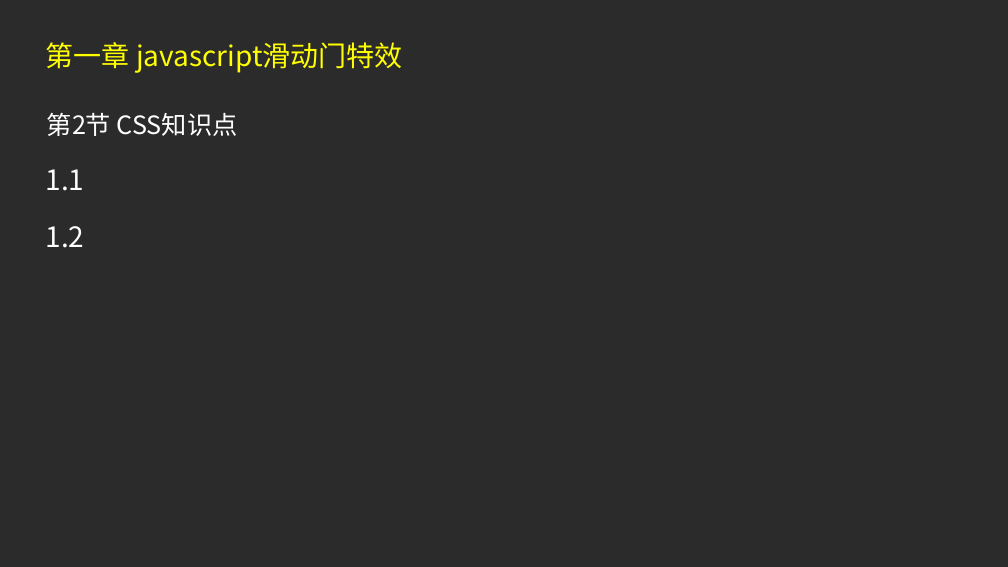
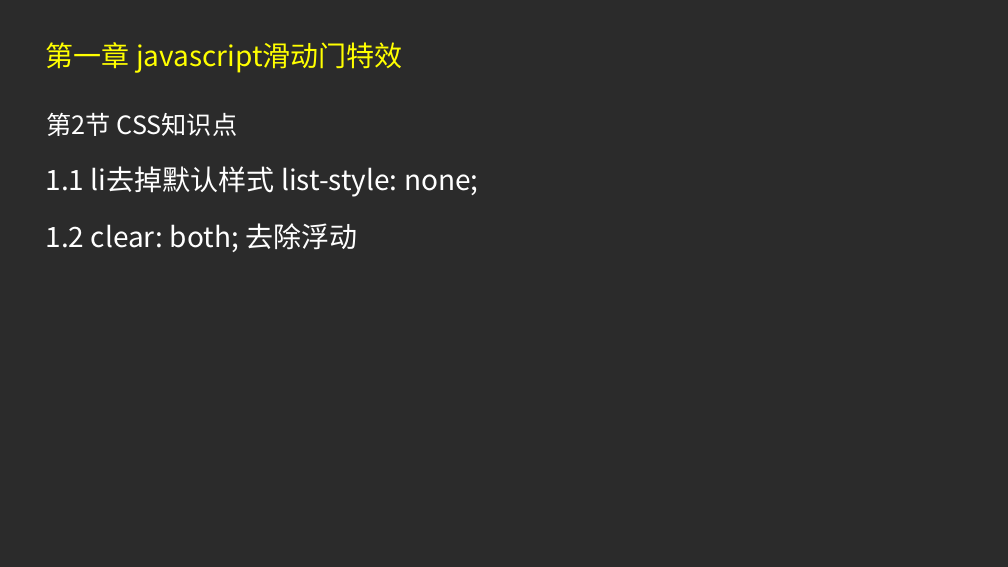
Before and after one commit to XiaoMuCOOL/HTML5, a slide deck: slide 4 of javascript滑动门特效/javascript滑动门特效.ppt. Drawn at 1008x567 pixels with LibreOffice and Linux fonts; fonts in the diff are those of the drawing; background and template pictures are left out; a plain dark background stands for a picture behind light text. Boxes give left, top, right and bottom in pixels: in the first picture for what was removed or moved away, otherwise in the second. Text is boxed around its words. In the diff, an @@ line names an element or a change of style, - is before the commit and + after.

```diff
--- a/javascript滑动门特效/javascript滑动门特效.ppt
+++ b/javascript滑动门特效/javascript滑动门特效.ppt
@@ text at <box>46,166,479,252</box>: text changed @@
-1.1
-1.2
+1.1 li去掉默认样式 list-style: none;
+1.2 clear: both; 去除浮动
```
Also in this commit, not shown: 2 other slides changed, 10 other files.
